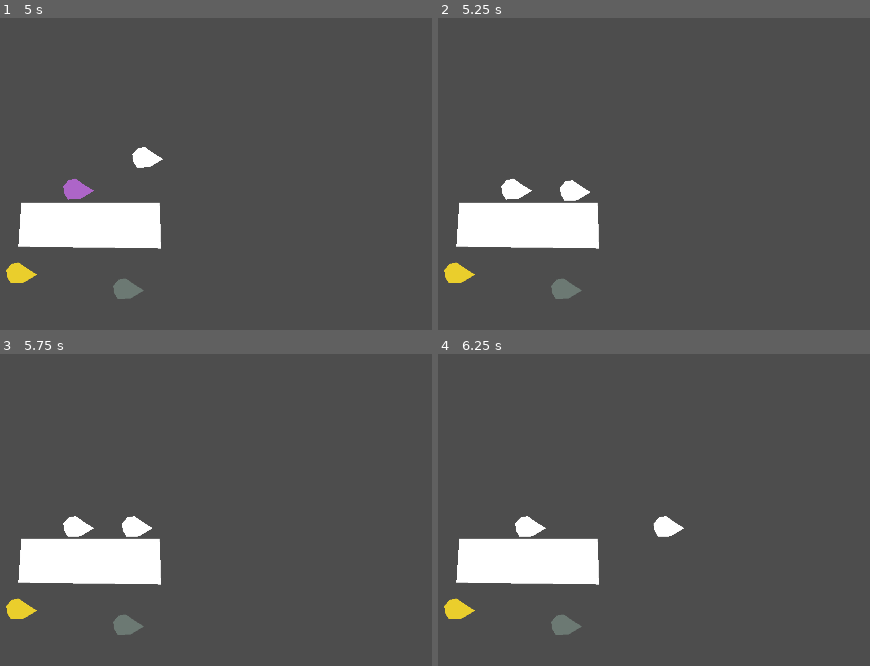
Above: before the commit, frames 1-4 (two rows, left to right).
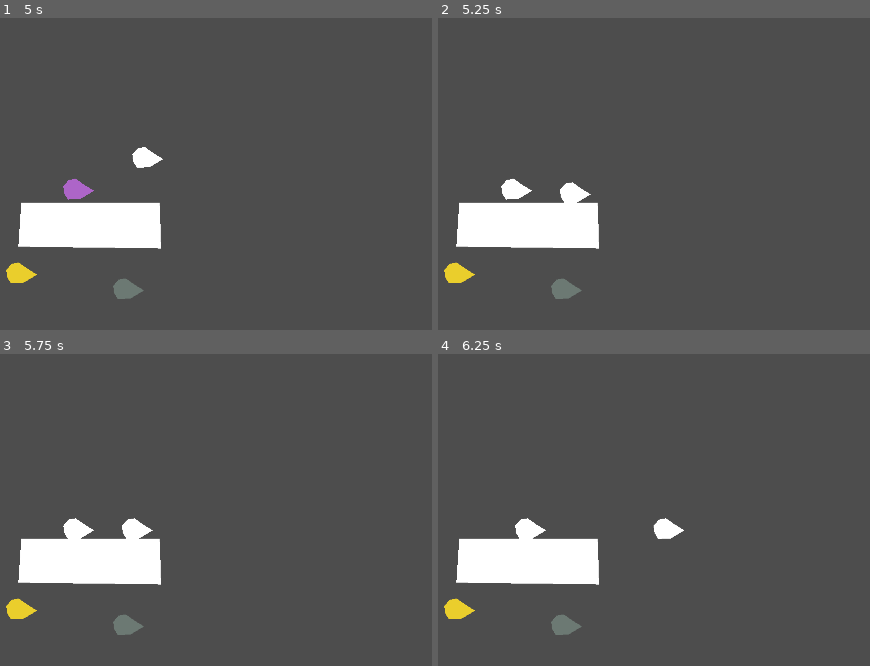
Above: after the commit, the same moments.

Repository: noxytrux/BooRocky
Game: Godot game, scene res://scenes/main.tscn
Same seed, same stepped clock (60 frames per second), same inputs: the game is played once before the commit and once after it.
Inputs:
- Up to frame 1 (5 s): tap Enter at 0.5, 3.5 s; hold Right (Right) 0.53-1.28 s; tap D (D) at 0.6, 1.55, 2.85, 4.55 s; tap S (S) at 0.8, 1.35, 2.3, 3.8 s; hold Down (Down) 1.28-2.03 s; hold Right (Right) 2.03-2.78 s; tap A (A) at 2.1 s; tap Space at 2.75 s; hold Up (Up) 2.78-3.53 s; hold . (Dot) 3.53-4.28 s; hold Left (Left) from 3.53 s (still down); tap E (E) at 4.35 s
- Up to frame 2 (5.25 s): release Left (Left) at 5.03 s; hold Down (Down) from 5.03 s (still down); hold Q (Q) from 5.03 s (still down)
- Up to frame 3 (5.75 s): keep holding Down (Down); keep holding Q (Q); tap S (S) at 5.3 s
- Up to frame 4 (6.25 s): tap Space at 5.75 s; release Down (Down) at 5.78 s; release Q (Q) at 5.78 s; hold Right (Right) from 5.78 s (still down); tap S (S) at 5.85 s; tap D (D) at 6.05 s

Frame 1 is identical in both runs. In frame 2, 0.1% of the frame differs, in the area x 28-36%, y 51-60%; in frame 3, 0.2%; in frame 4, 0.2%, in the area x 17-57%, y 51-60%.

Commit message:
Fixes in player physics/collisions

Diff:
--- a/scenes/player.tscn
+++ b/scenes/player.tscn
@@ -52,10 +52,11 @@
 "RESET": SubResource("Animation_ntvjt")
 }
 
-[sub_resource type="CircleShape2D" id="CircleShape2D_ta6t2"]
-radius = 27.2947
+[sub_resource type="RectangleShape2D" id="RectangleShape2D_f4aq1"]
+size = Vector2(50, 44)
 
 [node name="Player" type="CharacterBody2D"]
+motion_mode = 1
 script = ExtResource("1_uap0v")
 
 [node name="Polygon2D" type="Polygon2D" parent="."]
@@ -68,4 +69,4 @@
 }
 
 [node name="CollisionShape2D" type="CollisionShape2D" parent="."]
-shape = SubResource("CircleShape2D_ta6t2")
+shape = SubResource("RectangleShape2D_f4aq1")
